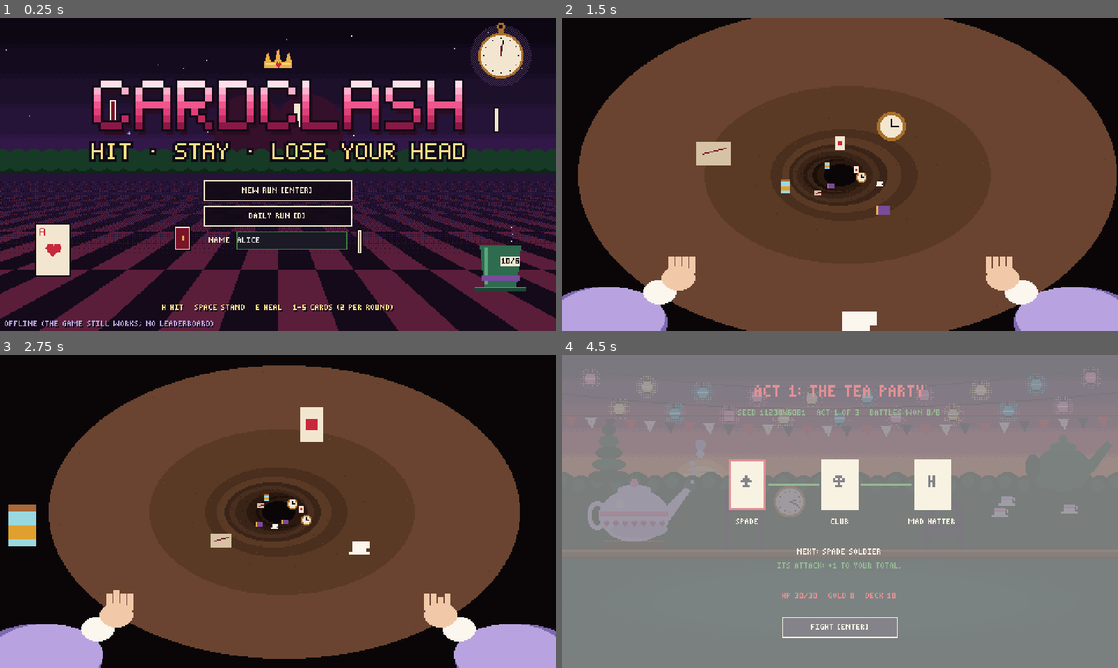
Above: before the commit, frames 1-4 (two rows, left to right).
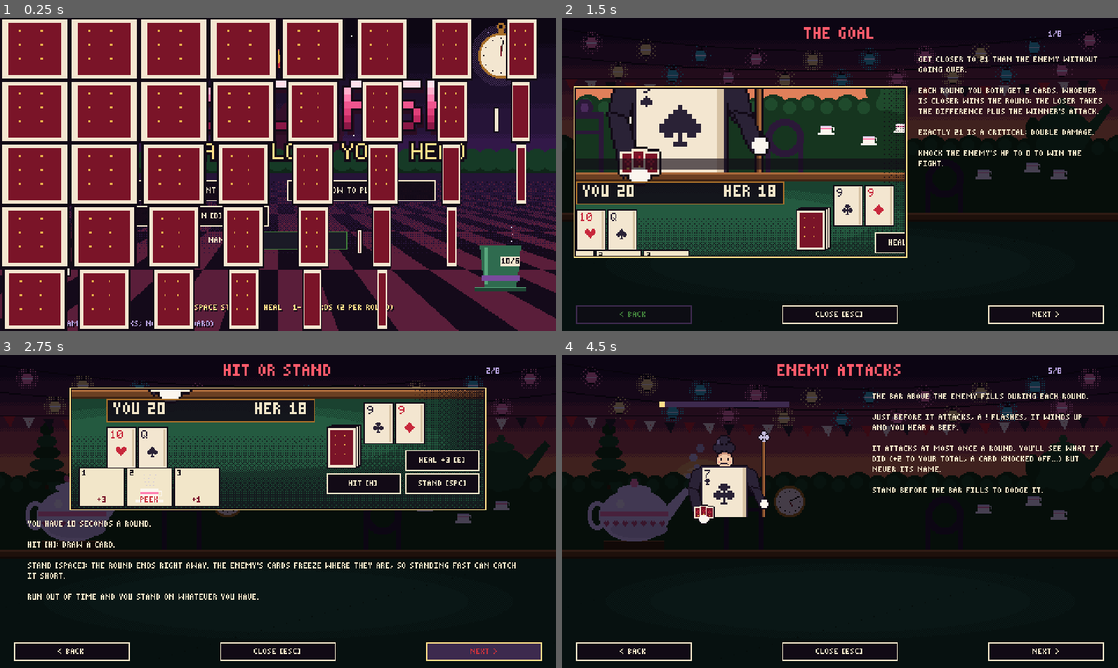
Above: after the commit, the same moments.

Repository: Arvin-17/CardClash
Game: Godot game, scene res://scenes/main_menu.tscn
Same seed, same stepped clock (60 frames per second), same inputs: the game is played once before the commit and once after it.
Inputs (mouse positions are in pixels of both pictures, inside the frame that each line leads up to):
- Up to frame 1 (0.25 s): no input
- Up to frame 2 (1.5 s): click (840, 190) at 0.5 s, where only the run before the commit has a clickable "NEW RUN [ENTER]"; click (840, 190) at 1.25 s, where only the run before the commit has a clickable "NEW RUN [ENTER]"
- Up to frame 3 (2.75 s): click (483, 652) at 2 s, where only the run after the commit has a clickable "NEXT >"
- Up to frame 4 (4.5 s): click (634, 652) at 2.75 s, where only the run after the commit has a clickable "< BACK"; click (1045, 652) at 3.5 s, where only the run after the commit has a clickable "NEXT >"; tap Space at 4.25 s; move the mouse to (962, 495) at 4.27 s; hold Right from 4.28 s (still down); tap Enter at 4.35 s

The runs differ from the first frame. In frame 1, 60% of the frame differs, in the area x 0-97%, y 0-100%; in frame 2, 86%; in frame 3, 73%; in frame 4, 100%, in the area x 0-100%, y 0-100%.

Commit message:
How to Play screen: the rules with screenshots and live demos
Eight pages: the goal, hit or stand, hand cards and heal, busting,
enemy attacks, the three acts, the shop and the controls. Pages show
the captured screenshots or live demos built from the game's own parts:
real hand-card widgets, a soldier whose bar fills, flashes ! and
attacks on a loop, and the three act bosses animating. Numbers come
from rules.json. It opens on first launch (remembered in settings)
and from HOW TO PLAY [T] on the menu, which is now a two-column grid.
Settings saves now merge, so the name and this flag don't overwrite
each other.

Diff:
--- /dev/null
+++ b/game/scenes/how_to_play.tscn
@@ -0,0 +1,12 @@
+[gd_scene load_steps=2 format=3]
+
+[ext_resource type="Script" path="res://scripts/ui/how_to_play.gd" id="1_howto"]
+
+[node name="HowToPlay" type="Control"]
+layout_mode = 3
+anchors_preset = 15
+anchor_right = 1.0
+anchor_bottom = 1.0
+grow_horizontal = 2
+grow_vertical = 2
+script = ExtResource("1_howto")
--- a/game/scripts/autoload/run_state.gd
+++ b/game/scripts/autoload/run_state.gd
@@ -10,6 +10,7 @@
 const BATTLE_SCENE := "res://scenes/battle.tscn"
 const REWARD_SCENE := "res://scenes/reward.tscn"
 const ENDING_SCENE := "res://scenes/ending.tscn"
+const HOWTO_SCENE := "res://scenes/how_to_play.tscn"
 
 var run_seed: int = 0
 var hp: int = 30
@@ -34,6 +35,8 @@
 ## A trinket found after the last win (shown on the reward screen), or "".
 var last_trinket: String = ""
 var player_name: String = "ALICE"
+## Has this player seen How to Play? It opens by itself on first launch until they have.
+var seen_how_to_play: bool = false
 
 var _elapsed_ms: int = 0
 var _segment_start: int = 0
@@ -344,8 +347,19 @@
 func set_player_name(value: String) -> void:
 	var cleaned := value.strip_edges().left(16)
 	player_name = cleaned if not cleaned.is_empty() else "ALICE"
+	_save_setting("player", "name", player_name)
+
+
+func mark_how_to_play_seen() -> void:
+	seen_how_to_play = true
+	_save_setting("player", "seen_how_to_play", true)
+
+
+## Settings share one file: load it, change one key, save, so other keys survive.
+func _save_setting(section: String, key: String, value: Variant) -> void:
 	var cfg := ConfigFile.new()
-	cfg.set_value("player", "name", player_name)
+	cfg.load(SETTINGS_PATH)
+	cfg.set_value(section, key, value)
 	cfg.save(SETTINGS_PATH)
 
 
@@ -353,3 +367,4 @@
 	var cfg := ConfigFile.new()
 	if cfg.load(SETTINGS_PATH) == OK:
 		player_name = str(cfg.get_value("player", "name", "ALICE"))
+		seen_how_to_play = bool(cfg.get_value("player", "seen_how_to_play", false))
--- /dev/null
+++ b/game/scripts/ui/how_to_play.gd
@@ -0,0 +1,272 @@
+extends Control
+## How to Play: the rules, one page at a time, each with real screenshots of the game
+## (art/howto, taken by tools/howto/capture.gd) or a live demo built from the game's own
+## sprites and card widgets. Opens on first launch and from the menu's HOW TO PLAY button.
+## Left/Right (or the buttons) turn pages; Esc closes; Enter on the last page closes.
+
+const ROOM := "room_act1_tea"
+const TEXT_W := 168.0
+
+var _page: int = 0
+var _pages: Array[Dictionary] = []
+var _content: Control
+var _title: Label
+var _counter: Label
+var _back: Button
+var _next: Button
+var _demo_t: float = 0.0
+## Live demo parts for the enemy-attack page (null on other pages).
+var _demo_enemy: AnimatedSprite2D
+var _demo_bar: ColorRect
+var _demo_alert: Label
+var _demo_pop: Label
+var _demo_phase: String = ""
+
+
+func _ready() -> void:
+	RunState.mark_how_to_play_seen()
+	_pages = _build_pages()
+	var bg := ColorRect.new()
+	bg.color = Palette.BLACK
+	bg.set_anchors_preset(Control.PRESET_FULL_RECT)
+	add_child(bg)
+	if AnimLib.has(ROOM):
+		var room := AnimLib.sprite({"loop": ROOM})
+		room.modulate = Color(0.28, 0.26, 0.34)
+		add_child(room)
+	_title = Palette.shadow_label("", Palette.RED_HI, true)
+	_title.position = Vector2(0, 6)
+	_title.size = Vector2(480, 16)
+	_title.horizontal_alignment = HORIZONTAL_ALIGNMENT_CENTER
+	add_child(_title)
+	_counter = Palette.label("", Palette.LAVENDER)
+	_counter.position = Vector2(420, 10)
+	add_child(_counter)
+	_content = Control.new()
+	add_child(_content)
+	_back = _button("< BACK", Vector2(12, 248), _turn.bind(-1))
+	_button("CLOSE [ESC]", Vector2(190, 248), _close)
+	_next = _button("NEXT >", Vector2(368, 248), _turn.bind(1))
+	_show(0)
+
+
+## Each page: a title, its text, and either a screenshot ("photo") or a live demo ("demo").
+func _build_pages() -> Array[Dictionary]:
+	var heal := int(GameData.rule("player.heal_action", 3))
+	var plays := int(GameData.rule("round.plays_per_round", 2))
+	var seconds := int(GameData.rule("round.seconds", 10))
+	var super_at := int(GameData.rule("damage.super_bust_at", 30))
+	return [
+		{"title": "THE GOAL", "photo": "table", "text": "GET CLOSER TO 21 THAN THE ENEMY WITHOUT GOING OVER.\n\nEACH ROUND YOU BOTH GET 2 CARDS. WHOEVER IS CLOSER WINS THE ROUND: THE LOSER TAKES THE DIFFERENCE PLUS THE WINNER'S ATTACK.\n\nEXACTLY 21 IS A CRITICAL: DOUBLE DAMAGE.\n\nKNOCK THE ENEMY'S HP TO 0 TO WIN THE FIGHT."},
+		{"title": "HIT OR STAND", "photo": "buttons", "below": true, "text": "YOU HAVE %d SECONDS A ROUND.\n\nHIT [H]: DRAW A CARD.\n\nSTAND [SPACE]: THE ROUND ENDS RIGHT AWAY. THE ENEMY'S CARDS FREEZE WHERE THEY ARE, SO STANDING FAST CAN CATCH IT SHORT.\n\nRUN OUT OF TIME AND YOU STAND ON WHATEVER YOU HAVE." % seconds},
+		{"title": "HAND CARDS AND HEAL", "demo": "cards", "text": "YOUR OWN DECK DEALS YOU UP TO 3 HAND CARDS. PLAY UP TO %d A ROUND WITH 1-5 OR A CLICK.\n\nNUMBERS ADD TO YOUR TOTAL. DRINK ME SHRINKS YOUR LAST CARD BY 3, EAT ME GROWS IT BY 3, TEACUP PEEKS AT THE NEXT CARD.\n\nHEAL [E]: +%d HP. IT USES ONE OF YOUR %d PLAYS." % [plays, heal, plays]},
+		{"title": "BUSTING", "photo": "bust", "text": "OVER 21 IS A BUST, BUT YOU'RE NOT OUT YET: PLAY A CARD LIKE DRINK ME TO GET BACK UNDER. YOU CAN'T HIT WHILE YOU'RE OVER.\n\nBUST AT THE END OF A ROUND AND YOU TAKE (TOTAL - 21) + THE ENEMY'S ATTACK.\n\nREACH %d AND IT'S A SUPER BUST: THE ROUND ENDS AND YOU TAKE DOUBLE." % super_at},
+		{"title": "ENEMY ATTACKS", "demo": "attack", "text": "THE BAR ABOVE THE ENEMY FILLS DURING EACH ROUND.\n\nJUST BEFORE IT ATTACKS, A ! FLASHES, IT WINDS UP AND YOU HEAR A BEEP.\n\nIT ATTACKS AT MOST ONCE A ROUND. YOU'LL SEE WHAT IT DID (+2 TO YOUR TOTAL, A CARD KNOCKED OFF...) BUT NEVER ITS NAME.\n\nSTAND BEFORE THE BAR FILLS TO DODGE IT."},
+		{"title": "THREE ACTS, EIGHT FIGHTS", "demo": "acts", "text": "ACT 1: 2 SOLDIERS, THEN THE MAD HATTER, WHO SWAPS YOUR CARDS WITH HIS.  ACT 2: 2 SOLDIERS, THEN THE CHESHIRE CAT, WHO HIDES YOUR TOTAL.  ACT 3: THE KNAVE OF HEARTS, THEN THE QUEEN.\nYOUR HP CARRIES OVER; YOU HEAL 5 AFTER EACH WIN. BEAT THE QUEEN TO WIN THE RUN."},
+		{"title": "THE SHOP", "photo": "shop", "below": true, "text": "AFTER EVERY WIN YOU VISIT THE SHOP. BUY ANY OFFERED CARD YOU CAN AFFORD (10, 15 OR 25 GOLD) AND CLICK A DECK CARD TWICE TO REMOVE IT (5 GOLD). DO AS MANY AS YOU LIKE. SOLDIERS PAY 20 GOLD; BOSSES PAY MORE."},
+		{"title": "CONTROLS", "photo": "map", "text": "H  HIT\nSPACE  STAND (OR S)\nE  HEAL\n1-5  PLAY A HAND CARD\nM  MUTE\nENTER  CONTINUE\n\nTHE MAP SHOWS YOUR ACT AND YOUR NEXT FIGHT. GOOD LUCK, ALICE!"},
+	]
+
+
+func _show(index: int) -> void:
+	_page = clampi(index, 0, _pages.size() - 1)
+	for child in _content.get_children():
+		child.queue_free()
+	_demo_enemy = null
+	_demo_t = 0.0
+	var p: Dictionary = _pages[_page]
+	_title.text = str(p["title"])
+	_counter.text = "%d/%d" % [_page + 1, _pages.size()]
+	_back.disabled = _page == 0
+	_next.text = "PLAY! [ENTER]" if _page == _pages.size() - 1 else "NEXT >"
+	if p.has("photo"):
+		_photo(str(p["photo"]), bool(p.get("below", false)), str(p["text"]))
+	else:
+		match str(p.get("demo", "")):
+			"cards":
+				_cards_demo(str(p["text"]))
+			"attack":
+				_attack_demo(str(p["text"]))
+			"acts":
+				_acts_demo(str(p["text"]))
+
+
+## A screenshot from art/howto in a frame, with the text beside it (or below a wide one).
+func _photo(file_name: String, below: bool, text: String) -> void:
+	var path := "res://art/howto/%s.png" % file_name
+	var tex: Texture2D = load(path) if ResourceLoader.exists(path) else null
+	var tex_size := tex.get_size() if tex else Vector2(280, 150)
+	var max_size := Vector2(456, 170) if below else Vector2(284, 206)
+	var k := minf(1.0, minf(max_size.x / tex_size.x, max_size.y / tex_size.y))
+	var shown := (tex_size * k).floor()
+	var pos := Vector2(roundf((480 - shown.x) / 2), 30) if below else Vector2(12, 30 + roundf((206 - shown.y) / 2))
+	var frame := Panel.new()
+	frame.add_theme_stylebox_override("panel", Palette.box(Palette.INK, Palette.GOLD_HI, 1))
+	frame.position = pos - Vector2(2, 2)
+	frame.size = shown + Vector2(4, 4)
+	_content.add_child(frame)
+	if tex:
+		var img := TextureRect.new()
+		img.texture = tex
+		img.expand_mode = TextureRect.EXPAND_IGNORE_SIZE
+		img.stretch_mode = TextureRect.STRETCH_SCALE
+		img.position = pos
+		img.size = shown
+		_content.add_child(img)
+	if below:
+		_text(text, Vector2(24, pos.y + shown.y + 10), 432.0)
+	else:
+		_text(text, Vector2(pos.x + shown.x + 12, 32), 480.0 - (pos.x + shown.x + 12) - 10)
+
+
+## The real hand-card widgets, plus the counter and the Heal button as they look in battle.
+func _cards_demo(text: String) -> void:
+	var row := HBoxContainer.new()
+	row.position = Vector2(24, 60)
+	row.add_theme_constant_override("separation", 4)
+	_content.add_child(row)
+	var i := 0
+	for id: String in ["num_2", "drink_me", "eat_me", "teacup"]:
+		var v := HandCardView.new()
+		v.show_card(Card.from_def(GameData.card(id)), i)
+		row.add_child(v)
+		i += 1
+	var counter := Palette.label("CARDS 1/%d   (2 PER ROUND)" % int(GameData.rule("round.plays_per_round", 2)), Palette.CREAM)
+	counter.position = Vector2(24, 130)
+	_content.add_child(counter)
+	var heal := Palette.label("HEAL +%d [E]" % int(GameData.rule("player.heal_action", 3)), Palette.HP_GREEN)
+	heal.position = Vector2(24, 146)
+	_content.add_child(heal)
+	_text(text, Vector2(268, 32), 200.0)
+
+
+## A soldier on a loop: the bar fills, the ! flashes as it winds up, then it attacks.
+func _attack_demo(text: String) -> void:
+	var id := "club_soldier"
+	_demo_enemy = AnimLib.sprite({"idle": id + "_idle", "tell": id + "_tell", "attack": id + "_attack_bonk"})
+	if _demo_enemy == null or not _demo_enemy.sprite_frames.has_animation("idle"):
+		_demo_enemy = null
+		_text(text, Vector2(24, 40), 432.0)
+		return
+	_demo_enemy.position = Vector2(76, 56)
+	_content.add_child(_demo_enemy)
+	_demo_enemy.play("idle")
+	var bar_bg := ColorRect.new()
+	bar_bg.color = Palette.PLUM
+	bar_bg.position = Vector2(84, 40)
+	bar_bg.size = Vector2(112, 5)
+	_content.add_child(bar_bg)
+	_demo_bar = ColorRect.new()
+	_demo_bar.color = Palette.GOLD_HI
+	_demo_bar.position = bar_bg.position
+	_demo_bar.size = Vector2(0, 5)
+	_content.add_child(_demo_bar)
+	_demo_alert = Palette.shadow_label("!", Palette.RED_HI, true)
+	_demo_alert.position = Vector2(202, 32)
+	_demo_alert.visible = false
+	_content.add_child(_demo_alert)
+	_demo_pop = Palette.shadow_label("", Palette.GOLD_HI, true)
+	_demo_pop.position = Vector2(60, 186)
+	_demo_pop.size = Vector2(160, 16)
+	_demo_pop.horizontal_alignment = HORIZONTAL_ALIGNMENT_CENTER
+	_content.add_child(_demo_pop)
+	_demo_phase = "fill"
+	_text(text, Vector2(268, 32), 200.0)
+
+
+## The three act bosses, animated, above the run's outline.
+func _acts_demo(text: String) -> void:
+	var acts := [["mad_hatter", "ACT 1: TEA PARTY"], ["cheshire_cat", "ACT 2: TULGEY WOOD"], ["queen_of_hearts", "ACT 3: QUEEN'S COURT"]]
+	for i in acts.size():
+		var id: String = acts[i][0]
+		var x := 32 + i * 144
+		if AnimLib.has(id + "_idle"):
+			var s := AnimLib.sprite({"idle": id + "_idle"})
+			s.position = Vector2(x, 26)
+			_content.add_child(s)
+			s.play("idle")
+		var l := Palette.label(str(acts[i][1]), Palette.GOLD_HI)
+		l.position = Vector2(x - 8, 128)
+		l.size = Vector2(144, 8)
+		l.horizontal_alignment = HORIZONTAL_ALIGNMENT_CENTER
+		_content.add_child(l)
+	_text(text, Vector2(24, 146), 432.0)
+
+
+func _process(delta: float) -> void:
+	if _demo_enemy == null:
+		return
+	_demo_t += delta
+	match _demo_phase:
+		"fill":
+			_demo_bar.size.x = 112.0 * clampf(_demo_t / 3.0, 0.0, 1.0)
+			_demo_pop.text = ""
+			if _demo_t >= 2.0:
+				_demo_alert.visible = int(_demo_t / 0.15) % 2 == 0
+				if _demo_enemy.animation != "tell":
+					_demo_enemy.play("tell")
+					Audio.play("warning")
+			if _demo_t >= 3.0:
+				_demo_phase = "attack"
+				_demo_t = 0.0
+				_demo_alert.visible = false
+				_demo_bar.size.x = 0.0
+				_demo_enemy.play("attack")
+				_demo_pop.text = "+2 TO YOUR TOTAL!"
+		"attack":
+			if _demo_t >= 2.6:
+				_demo_phase = "fill"
+				_demo_t = 0.0
+				_demo_enemy.play("idle")
+
+
+func _text(text: String, pos: Vector2, width: float) -> void:
+	var l := Label.new()
+	l.autowrap_mode = TextServer.AUTOWRAP_WORD
+	l.custom_minimum_size = Vector2(width, 0)
+	l.size = Vector2(width, 0)
+	l.position = pos
+	l.add_theme_color_override("font_color", Palette.CREAM)
+	l.text = text
+	_content.add_child(l)
+
+
+func _button(text: String, pos: Vector2, action: Callable) -> Button:
+	var b := Button.new()
+	b.text = text
+	b.position = pos
+	b.size = Vector2(100, 16)
+	b.focus_mode = Control.FOCUS_NONE
+	b.add_theme_stylebox_override("normal", Palette.box(Color(Palette.INK, 0.9), Palette.CREAM))
+	b.add_theme_stylebox_override("hover", Palette.box(Palette.PLUM, Palette.GOLD_HI))
+	b.add_theme_stylebox_override("disabled", Palette.box(Color(Palette.INK, 0.6), Palette.PLUM))
+	b.pressed.connect(action)
+	add_child(b)
+	return b
+
+
+func _turn(step: int) -> void:
+	if _page + step >= _pages.size():
+		_close()
+	else:
+		_show(_page + step)
+
+
+func _close() -> void:
+	if is_inside_tree():
+		Transition.go(RunState.MENU_SCENE)
+
+
+func _unhandled_input(event: InputEvent) -> void:
+	var key := event as InputEventKey
+	if key == null or not key.pressed or key.echo:
+		return
+	match key.keycode:
+		KEY_RIGHT, KEY_D:
+			_turn(1)
+		KEY_LEFT, KEY_A:
+			_turn(-1)
+		KEY_ESCAPE:
+			_close()
+		KEY_ENTER, KEY_KP_ENTER, KEY_SPACE:
+			_turn(1)
--- a/game/scripts/ui/main_menu.gd
+++ b/game/scripts/ui/main_menu.gd
@@ -1,5 +1,6 @@
 extends Control
-## Title screen: new run, continue a saved run, set your leaderboard name, see if the server is up.
+## Title screen: new run, daily run, how to play, continue a saved run, set your leaderboard
+## name, see if the server is up. First launch opens How to Play before anything else.
 
 var _status: Label
 var _name: LineEdit
@@ -21,12 +22,12 @@
 		_center(Palette.label("CARDCLASH", Palette.RED, true), 50)
 		_center(Palette.label("A BLACKJACK WONDERLAND", Palette.CREAM), 74)
 		_center(Palette.label("GET CLOSER TO 21 THAN THE QUEEN'S SOLDIERS", Palette.GREEN), 86)
-	_button("NEW RUN [ENTER]", y, _new_run)
+	_button("NEW RUN [ENTER]", Vector2(104, y), _new_run)
+	_button("HOW TO PLAY [T]", Vector2(248, y), _how_to_play)
 	y += 22
-	_button("DAILY RUN [D]", y, _daily_run)
+	_button("DAILY RUN [D]", Vector2(104, y), _daily_run)
 	if RunState.has_save():
-		y += 22
-		_button("CONTINUE [C]", y, _continue)
+		_button("CONTINUE [C]", Vector2(248, y), _continue)
 
 	var name_label := Palette.label("NAME", Palette.CREAM)
 	name_label.position = Vector2(180, y + 26)
@@ -49,6 +50,8 @@
 
 	if Autoplay.enabled():
 		Autoplay.after(self, 0.2, _new_run)
+	elif not RunState.seen_how_to_play:
+		_how_to_play.call_deferred()  # first launch: the rules before anything else
 	Api.health(_on_health)
 
 
@@ -65,10 +68,10 @@
 	add_child(l)
 
 
-func _button(text: String, y: int, action: Callable) -> void:
+func _button(text: String, pos: Vector2, action: Callable) -> void:
 	var b := Button.new()
 	b.text = text
-	b.position = Vector2(176, y)
+	b.position = pos
 	b.size = Vector2(128, 18)
 	b.focus_mode = Control.FOCUS_NONE
 	b.add_theme_stylebox_override("normal", Palette.box(Color(Palette.INK, 0.9), Palette.CREAM))
@@ -87,6 +90,13 @@
 		_continue()
 	elif key.keycode == KEY_D:
 		_daily_run()
+	elif key.keycode == KEY_T:
+		_how_to_play()
+
+
+func _how_to_play() -> void:
+	if is_inside_tree():
+		Transition.go(RunState.HOWTO_SCENE)
 
 
 func _new_run() -> void:
--- /dev/null
+++ b/game/tests/test_how_to_play.gd
@@ -0,0 +1,53 @@
+extends GutTest
+## The How to Play screen: every page builds, pages turn, the rules use the real numbers.
+
+const HOWTO := preload("res://scenes/how_to_play.tscn")
+
+
+func _open() -> Control:
+	var screen: Control = HOWTO.instantiate()
+	add_child_autofree(screen)
+	await wait_frames(1)
+	return screen
+
+
+func test_every_page_builds_and_its_screenshot_exists() -> void:
+	var screen = await _open()
+	assert_gt(screen._pages.size(), 6)
+	for i in screen._pages.size():
+		var p: Dictionary = screen._pages[i]
+		if p.has("photo"):
+			assert_true(ResourceLoader.exists("res://art/howto/%s.png" % p["photo"]), "%s has its screenshot" % p["title"])
+		screen._show(i)
+		await wait_frames(1)
+		assert_eq(screen._title.text, p["title"])
+		assert_gt(screen._content.get_child_count(), 0, "%s shows something" % p["title"])
+
+
+func test_pages_turn_and_stop_at_the_ends() -> void:
+	var screen = await _open()
+	assert_eq(screen._page, 0)
+	assert_true(screen._back.disabled, "no page before the first")
+	screen._turn(1)
+	assert_eq(screen._page, 1)
+	screen._turn(-1)
+	screen._turn(-1)
+	assert_eq(screen._page, 0)
+	screen._show(screen._pages.size() - 1)
+	assert_string_contains(screen._next.text, "PLAY")
+
+
+func test_the_rules_pages_use_the_real_numbers() -> void:
+	var screen = await _open()
+	var all := ""
+	for p: Dictionary in screen._pages:
+		all += str(p["text"]) + "\n"
+	assert_string_contains(all, "%d SECONDS" % int(GameData.rule("round.seconds", 0)))
+	assert_string_contains(all, "HEAL [E]: +%d HP" % int(GameData.rule("player.heal_action", 0)))
+	assert_string_contains(all, "REACH %d" % int(GameData.rule("damage.super_bust_at", 0)))
+
+
+func test_opening_it_marks_it_seen() -> void:
+	RunState.seen_how_to_play = false
+	await _open()
+	assert_true(RunState.seen_how_to_play)
Not shown, added: game/scripts/ui/how_to_play.gd.uid
Not shown, added: game/tests/test_how_to_play.gd.uid
